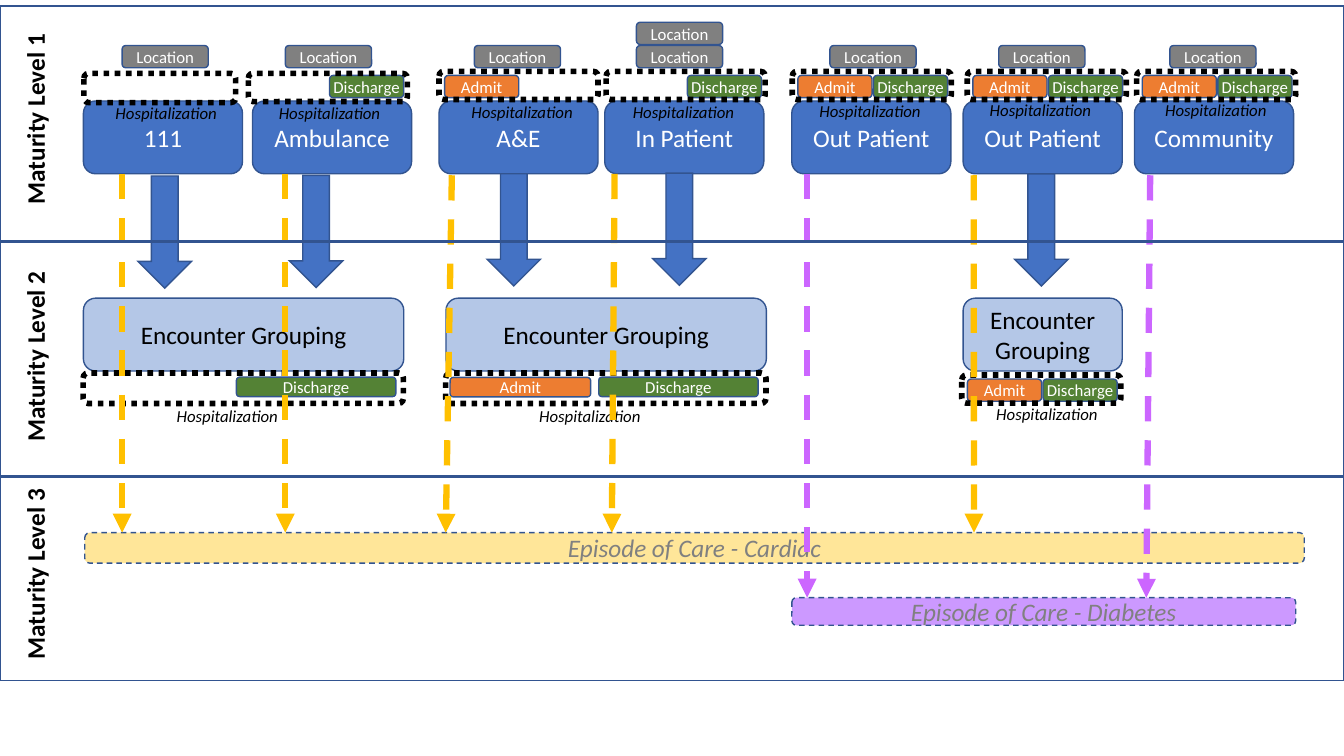
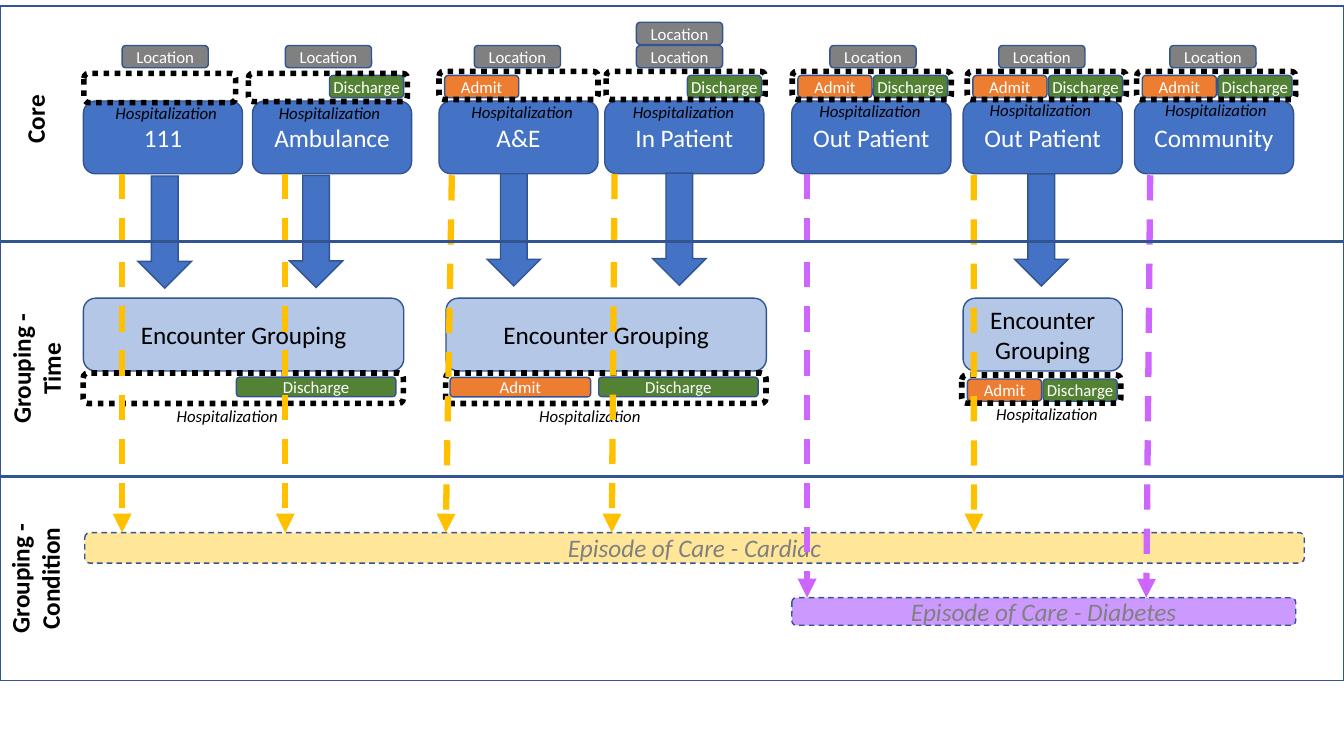
Before and after one commit to yorkshire-and-humber-care-record/fhir-ig, a slide deck: slide 1 of fsh-tank/input/images-source/EncounterStructure.pptx. Drawn at 1344x756 pixels with LibreOffice and Linux fonts; fonts in the diff are those of the drawing. Boxes give left, top, right and bottom in pixels: in the first picture for what was removed or moved away, otherwise in the second. Text is boxed around its words. In the diff, an @@ line names an element or a change of style, - is before the commit and + after.

```diff
--- a/fsh-tank/input/images-source/EncounterStructure.pptx
+++ b/fsh-tank/input/images-source/EncounterStructure.pptx
@@ text at <box>21,99,52,142</box>: text changed @@
-Maturity Level 1
+Core
@@ text at <box>7,336,68,421</box>: text changed @@
-Maturity Level 2
+Grouping - Time
@@ text at <box>6,538,67,631</box>: text changed @@
-Maturity Level 3
+Grouping - Condition
```
Also in this commit, not shown: 20 other files.
